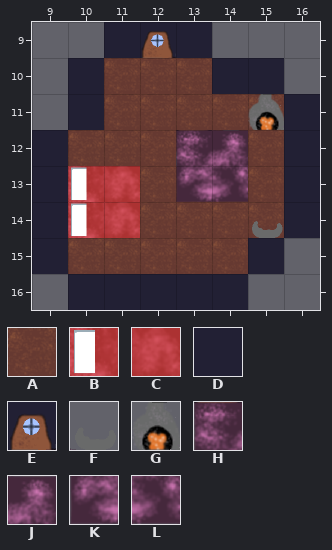
A Tiled map gets an edit: Content/house.tmx. The picture above is the old version.
Cells are 64x64 px. Shown: x 9..16, y 9..16. Tiles whose own drawing changed are shown in their newer look in all pictures.
Key: from "home_tilemap": A 0, B 1, C 2, D 3, E 4, F 5, G 6, H 7, J 8, K 10, L 11.
_ is an empty cell.
Layer "House" before, first column x 9:
 9 __DED___
10 _DAAADD_
11 _DAAAAAD
12 DAAAAAAD
13 DBCAAAAD
14 DBCAAAAD
15 DAAAAAD_
16 _DDDDD__
Layer "Part" before, first column x 9:
 9 ________
10 ________
11 ______G_
12 ____HJ__
13 ____KL__
14 ______F_
15 ________
16 ________
Now the later version:
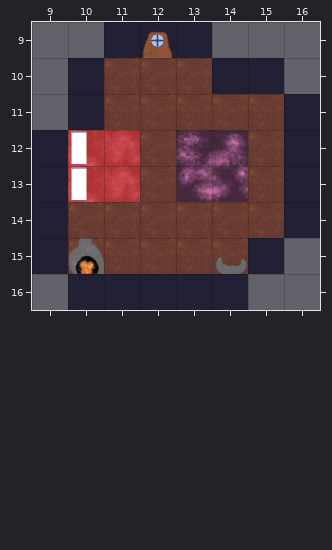
Edits made:
Layer "House":
y 12: x 10..11 AA -> BC
y 14: x 10..11 BC -> AA
Layer "Part":
y 11: x 15 G -> _
y 14: x 15 F -> _
y 15: x 10 _ -> G; x 14 _ -> F
